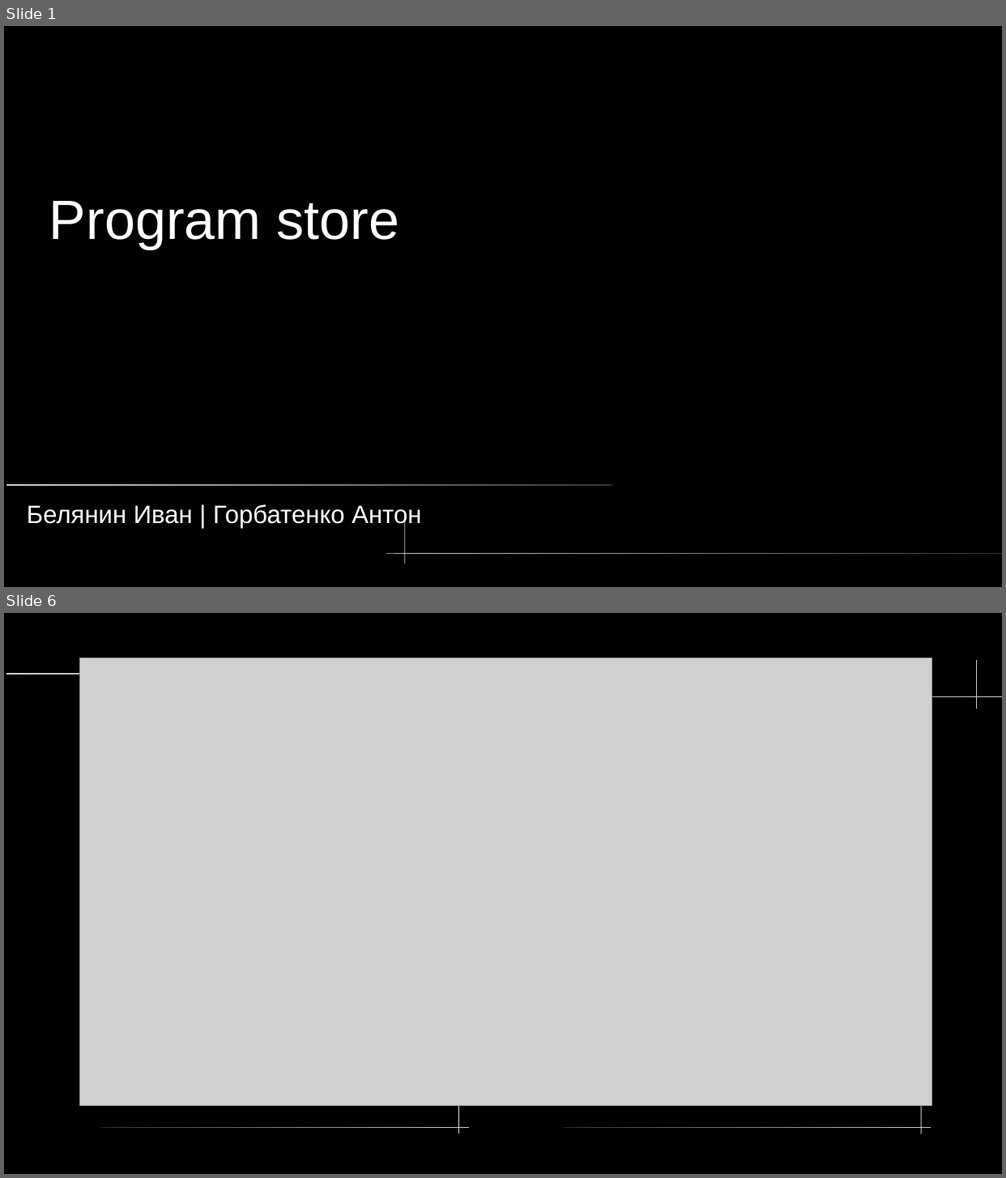
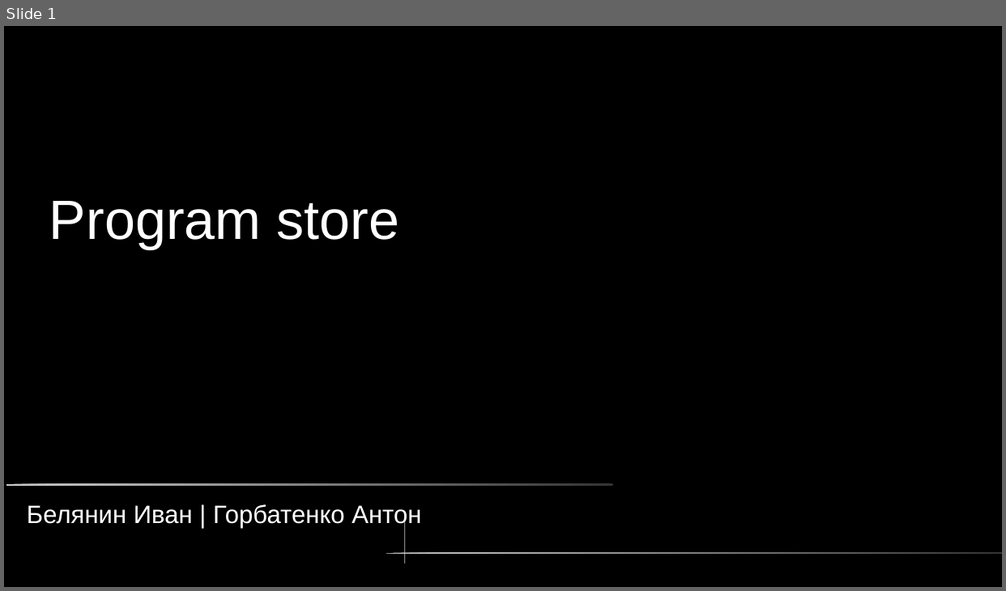
Before and after one commit to KrutyashBB/ProgramStore, a slide deck: info/PS_presentation.odp. Shown one above the other, each under a label of ours: slides 1 and 6 before the commit, slide 1 after it; the slides between them are not shown. The pictures are 1006x1178 and 1006x591 pixels, drawn with LibreOffice and Linux fonts; fonts in the diff are those of the drawing; grey boxes stand for pictures. Boxes give left, top, right and bottom in pixels: in the first picture for what was removed or moved away, otherwise in the second. Text is boxed around its words. In the diff, an @@ line names an element or a change of style, - is before the commit and + after.

```diff
--- a/info/PS_presentation.odp
+++ b/info/PS_presentation.odp
@@ slide 6 removed at bbox=[4, 613, 1002, 1174], background #000000 @@
@@ picture removed at bbox=[80, 658, 932, 1105] @@
@@ freeform shape removed at bbox=[977, 660, 978, 709] @@
@@ rounded rectangle removed at bbox=[6, 673, 612, 675] @@
@@ rounded rectangle removed at bbox=[443, 696, 1002, 697] @@
@@ freeform shape removed at bbox=[458, 1099, 459, 1134] @@
@@ freeform shape removed at bbox=[922, 1100, 923, 1135] @@
@@ rounded rectangle removed at bbox=[101, 1127, 470, 1128] @@
@@ rounded rectangle removed at bbox=[563, 1127, 931, 1128] @@
```
Also in this commit, not shown: 11 other slides changed, 7 slides added, 2 other slides removed, 3 other files.
